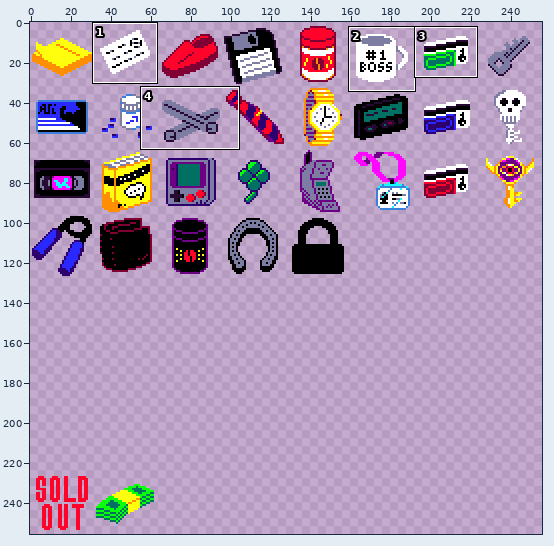
Edited in one commit: sprite sheet (textures/aseprite/items.png). Above: a wide view before the commit, with the close-up outlined.
Close-up. Before:
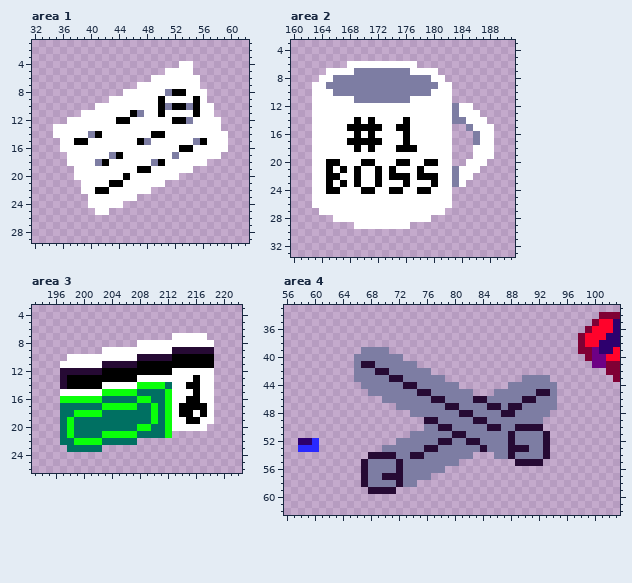
The file is 256x256 pixels. Shown: area 1: x 32..62, y 1..29; area 2: x 160..191, y 3..33; area 3: x 193..222, y 3..26; area 4: x 56..103, y 33..62. The commit also changed other parts of the picture, which this record leaves out.
Now the later version:
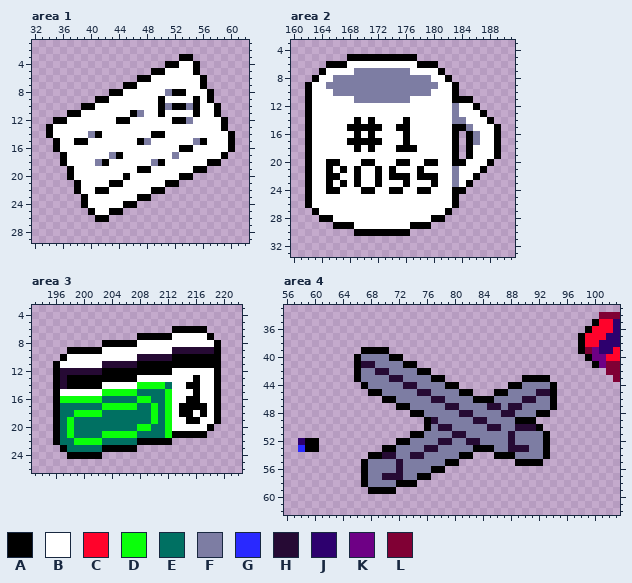
Palette (. is transparent): A #000000  B #ffffff  C #ff032b  D #0aff0a  E #007062  F #7d7da3  G #2929ff  H #260a34  J #2d006e  K #6e0085  L #800034
The exact change:
--- area 1
@@ x 32..62 @@
  2 ...............................
- 3 ...............................
- 4 .....................BB........
- 5 ...................BBBB........
- 6 .................BBBBBBB.......
- 7 ...............BBBBBBBBB.......
- 8 .............BBBBBBFAABBB......
- 9 ...........BBBBBBBABBBBAB......
-10 .........BBBBBBBBBAFAAFABB.....
-11 .......BBBBBBBAFBBABBBBABB.....
-12 .....BBBBBBBAABBBBBBAAFBBBB....
-13 ...BBBBBBBBBBBBBBBBBBBBBBBB....
-14 ...BBBBBFABBBBBBBAABBBBBBBBB...
-15 ....BBAABBBBBBBAFBBBBBBFABBB...
-16 ....BBBBBBBBBBBBBBBBBAABBBBB...
-17 .....BBBBBBFABBBBBBBFBBBBBB....
-18 .....BBBBFABBBBBBFABBBBBB......
-19 ......BBBBBBBBBAABBBBBB........
-20 ......BBBBBBBABBBBBBB..........
-21 .......BBBBAABBBBBB............
-22 .......BBAABBBBBB..............
-23 ........BBBBBBB................
-24 ........BBBBB..................
-25 .........BB....................
-26 ...............................
+ 3 .....................AA........
+ 4 ...................AABBA.......
+ 5 .................AABBBBA.......
+ 6 ...............AABBBBBBBA......
+ 7 .............AABBBBBBBBBA......
+ 8 ...........AABBBBBBFAABBBA.....
+ 9 .........AABBBBBBBABBBBABA.....
+10 .......AABBBBBBBBBAFAAFABBA....
+11 .....AABBBBBBBAFBBABBBBABBA....
+12 ...AABBBBBBBAABBBBBBAAFBBBBA...
+13 ..ABBBBBBBBBBBBBBBBBBBBBBBBA...
+14 ..ABBBBBFABBBBBBBAABBBBBBBBBA..
+15 ...ABBAABBBBBBBAFBBBBBBFABBBA..
+16 ...ABBBBBBBBBBBBBBBBBAABBBBBA..
+17 ....ABBBBBBFABBBBBBBFBBBBBBA...
+18 ....ABBBBFABBBBBBFABBBBBBAA....
+19 .....ABBBBBBBBBAABBBBBBAA......
+20 .....ABBBBBBBABBBBBBBAA........
+21 ......ABBBBAABBBBBBAA..........
+22 ......ABBAABBBBBBAA............
+23 .......ABBBBBBBAA..............
+24 .......ABBBBBAA................
+25 ........ABBAA..................
+26 .........AA....................
 27 ...............................
--- area 2
@@ x 160..191 @@
  4 ................................
- 5 ................................
- 6 ........BBBBBBBBBB..............
- 7 .....BBBBFFFFFFFFBBBB...........
- 8 ....BBFFFFFFFFFFFFFFBB..........
- 9 ...BBFFFFFFFFFFFFFFFFBB.........
-10 ...BBBFFFFFFFFFFFFFFBBB.........
-11 ...BBBBBBFFFFFFFFBBBBBB.........
-12 ...BBBBBBBBBBBBBBBBBBBBFBB......
-13 ...BBBBBBBBBBBBBBBBBBBBFBBB.....
-14 ...BBBBBBABABBBBABBBBBBFFBBB....
-15 ...BBBBBAAAAABBAABBBBBB..FBBB...
-16 ...BBBBBBABABBBBABBBBBB...FBB...
-17 ...BBBBBAAAAABBBABBBBBB...FBB...
-18 ...BBBBBBABABBBAAABBBBB...BBB...
-19 ...BBBBBBBBBBBBBBBBBBBB...BBB...
-20 ...BBAABBBAABBBAABBAABB..BBB....
-21 ...BBABABABBABABBBABBBBFBBB.....
-22 ...BBAABBABBABAAABAAABBFBB......
-23 ...BBABABABBABBBABBBABBFB.......
-24 ...BBAABBBAABBAABBAABBB.........
-25 ...BBBBBBBBBBBBBBBBBBBB.........
-26 ...BBBBBBBBBBBBBBBBBBBB.........
-27 ....BBBBBBBBBBBBBBBBBB..........
-28 ......BBBBBBBBBBBBBB............
-29 .........BBBBBBBB...............
-30 ................................
+ 5 ........AAAAAAAAAA..............
+ 6 .....AAABBBBBBBBBBAAA...........
+ 7 ....ABBBBFFFFFFFFBBBBA..........
+ 8 ...ABBFFFFFFFFFFFFFFBBA.........
+ 9 ..ABBFFFFFFFFFFFFFFFFBBA........
+10 ..ABBBFFFFFFFFFFFFFFBBBA........
+11 ..ABBBBBBFFFFFFFFBBBBBBAAA......
+12 ..ABBBBBBBBBBBBBBBBBBBBFBBA.....
+13 ..ABBBBBBBBBBBBBBBBBBBBFBBBA....
+14 ..ABBBBBBABABBBBABBBBBBFFBBBA...
+15 ..ABBBBBAAAAABBAABBBBBBAAFBBBA..
+16 ..ABBBBBBABABBBBABBBBBBA.AFBBA..
+17 ..ABBBBBAAAAABBBABBBBBBA.AFBBA..
+18 ..ABBBBBBABABBBAAABBBBBA.ABBBA..
+19 ..ABBBBBBBBBBBBBBBBBBBBA.ABBBA..
+20 ..ABBAABBBAABBBAABBAABBAABBBA...
+21 ..ABBABABABBABABBBABBBBFBBBA....
+22 ..ABBAABBABBABAAABAAABBFBBA.....
+23 ..ABBABABABBABBBABBBABBFBA......
+24 ..ABBAABBBAABBAABBAABBBAA.......
+25 ..ABBBBBBBBBBBBBBBBBBBBA........
+26 ..ABBBBBBBBBBBBBBBBBBBBA........
+27 ...ABBBBBBBBBBBBBBBBBBA.........
+28 ....AABBBBBBBBBBBBBBAA..........
+29 ......AAABBBBBBBBAAA............
+30 .........AAAAAAAA...............
 31 ................................
--- area 3
@@ x 193..222 @@
  5 ..............................
- 6 ..............................
- 7 ....................BBBBB.....
- 8 ...............BBBBBBBBBBB....
- 9 ..........BBBBBBBBBBHHHHHH....
-10 .....BBBBBBBBBBHHHHHAAAAAA....
-11 ....BBBBBBHHHHHAAAAAAAAAAA....
-12 ....HHHHHHAAAAAAAAAABBBBBB....
-13 ....HAAAAAAAAAABBBBBBBBABB....
-14 ....HAAAAABBBBBDDDDEBBAABB....
-15 ....BBBBBBDDDDDEEEEDBBBABB....
-16 ....DDDDDDEEEEEDDEEDBBAABB....
-17 ....EEEEEEDDDDDEEDEDBAAAAB....
-18 ....EEDDDDEEEEEEEDEDBAABAB....
-19 ....EDEEEEEEEEEEEDEDBBAABB....
-20 ....EDEEEEEEEEEDDEEDBBBBB.....
-21 ....EDEEEEDDDDDEEEED..........
-22 ....EEDDDDEEEEE...............
-23 .....EEEEE....................
-24 ..............................
+ 6 ....................AAAAA.....
+ 7 ...............AAAAABBBBBA....
+ 8 ..........AAAAABBBBBBBBBBBA...
+ 9 .....AAAAABBBBBBBBBBHHHHHHA...
+10 ....ABBBBBBBBBBHHHHHAAAAAAA...
+11 ...ABBBBBBHHHHHAAAAAAAAAAAA...
+12 ...AHHHHHHAAAAAAAAAABBBBBBA...
+13 ...AHAAAAAAAAAABBBBBBBBABBA...
+14 ...AHAAAAABBBBBDDDDEBBAABBA...
+15 ...ABBBBBBDDDDDEEEEDBBBABBA...
+16 ...ADDDDDDEEEEEDDEEDBBAABBA...
+17 ...AEEEEEEDDDDDEEDEDBAAAABA...
+18 ...AEEDDDDEEEEEEEDEDBAABABA...
+19 ...AEDEEEEEEEEEEEDEDBBAABBA...
+20 ...AEDEEEEEEEEEDDEEDBBBBBA....
+21 ...AEDEEEEDDDDDEEEEDAAAAA.....
+22 ...AEEDDDDEEEEEAAAAA..........
+23 ....AEEEEEAAAAA...............
+24 .....AAAAA....................
 25 ..............................
--- area 4
@@ x 56..103 @@
 34 .............................................LLL
-35 ............................................LCCJ
-36 ...........................................LCCCJ
-37 ..........................................LCCCJJ
-38 ..........................................LCCJJJ
-39 ...........FFFF...........................LLKJJC
-40 ..........FFFFFFF..........................LKKCC
-41 ..........FHHFFFFFF.........................KKLL
-42 ..........FFFHHFFFFFF.........................LL
-43 ..........FFFFFHHFFFFFF...........FFFF.........L
-44 ...........FFFFFFHHFFFFFF.......FFFFFFF.........
-45 ............FFFFFFFHHFFFFFF...FFFFFFHHF.........
-46 ..............FFFFFFFHHFFFFHHFFFFFHHFFF.........
-47 ................FFFFFFFHHFFFFHHFHHFFFFF.........
-48 ..................FFFFFFFHHFFFFHHFFFFF..........
-49 ....................HHFFFFFHHFFFFFFFF...........
-50 ....................FFHHFFFFFHHFFHHHH...........
-51 ..................FFFFFFHHFFFFFFHFFFFH..........
-52 ..JJG...........FFFFFFHHFFHHFFFFHFFFFH..........
-53 ..GGG.........FFFFFFHHFFFFFFHFFFHHHFFH..........
-54 ............HHHHFFHHFFFFFFF...FFHFFFFH..........
-55 ...........HFFFFHFFFFFFFF........HHHH...........
-56 ...........HFFFFHFFFFFF.........................
-57 ...........HFFHHHFFFF...........................
-58 ...........HFFFFHFF.............................
-59 ............HHHH................................
+35 ............................................ACCJ
+36 ...........................................ACCCJ
+37 ..........................................ACCCJJ
+38 ..........................................ACCJJJ
+39 ...........AAAA...........................ALKJJC
+40 ..........AFFFFAA..........................AKKCC
+41 ..........AHHFFFFAA.........................AKLL
+42 ..........AFFHHFFFFAA.........................LL
+43 ..........AFFFFHHFFFFAA...........AAAA.........L
+44 ...........AFFFFFHHFFFFAA.......AAFFFFA.........
+45 ............AAFFFFFHHFFFFAA...AAFFFFHHA.........
+46 ..............AAFFFFFHHFFFFAAAFFFFHHFFA.........
+47 ................AAFFFFFHHFFFFHHFHHFFFFA.........
+48 ..................AAFFFFFHHFFFFHHFFFAA..........
+49 ....................AHFFFFFHHFFFFAAA............
+50 ....................AFHHFFFFFHHFFHHHA...........
+51 ..................AAFFFFHHFFFFFFHFFFFA..........
+52 ..JAA...........AAFFFFHHFFHHFFFFHFFFFA..........
+53 ..GAA.........AAFFFFHHFFFFFAAAFFHHHFFA..........
+54 ............AAHHFFHHFFFFFAA...AAAFFFFA..........
+55 ...........AFFFFHFFFFFFAA........AAAA...........
+56 ...........AFFFFHFFFFAA.........................
+57 ...........AFFHHHFFAA...........................
+58 ...........AFFFFAAA.............................
+59 ............AAAA................................
 60 ................................................
